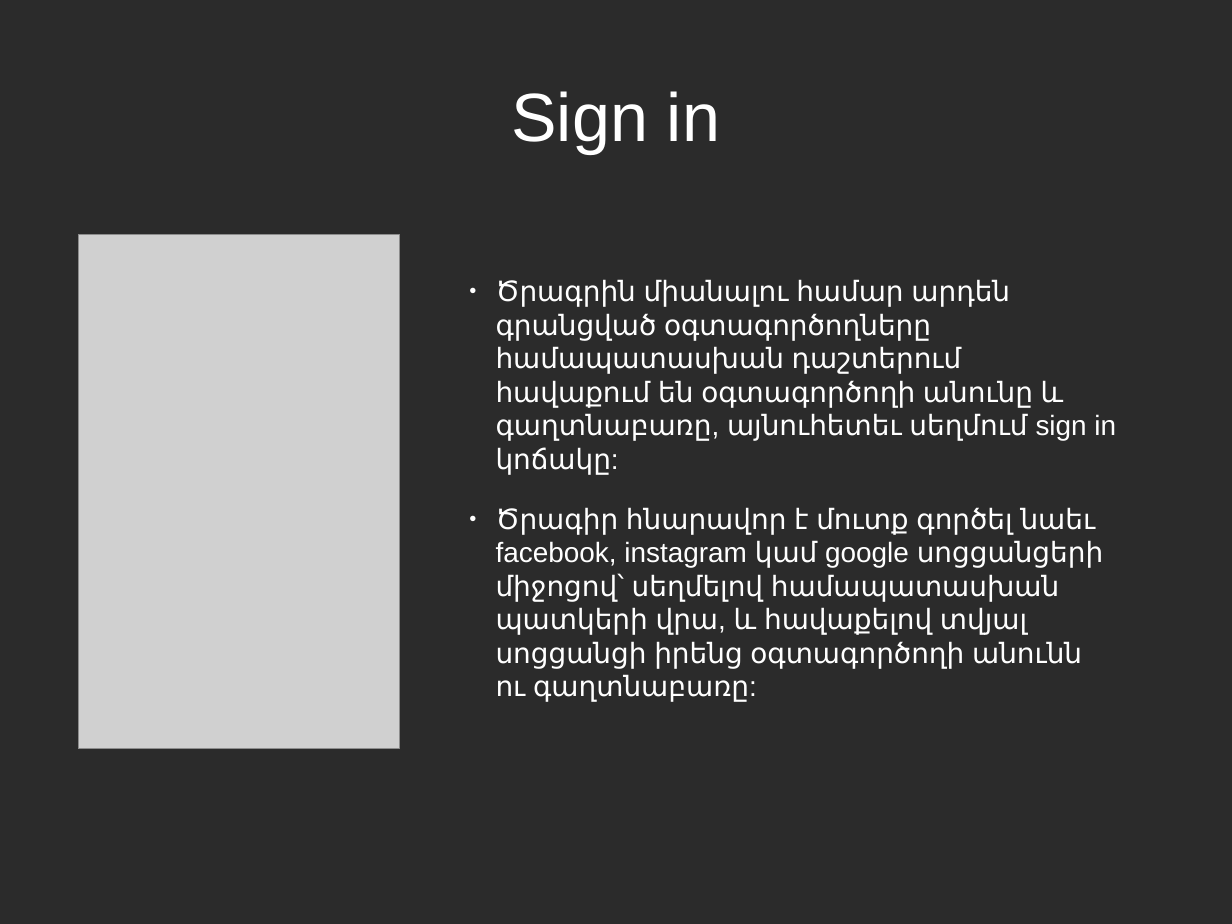
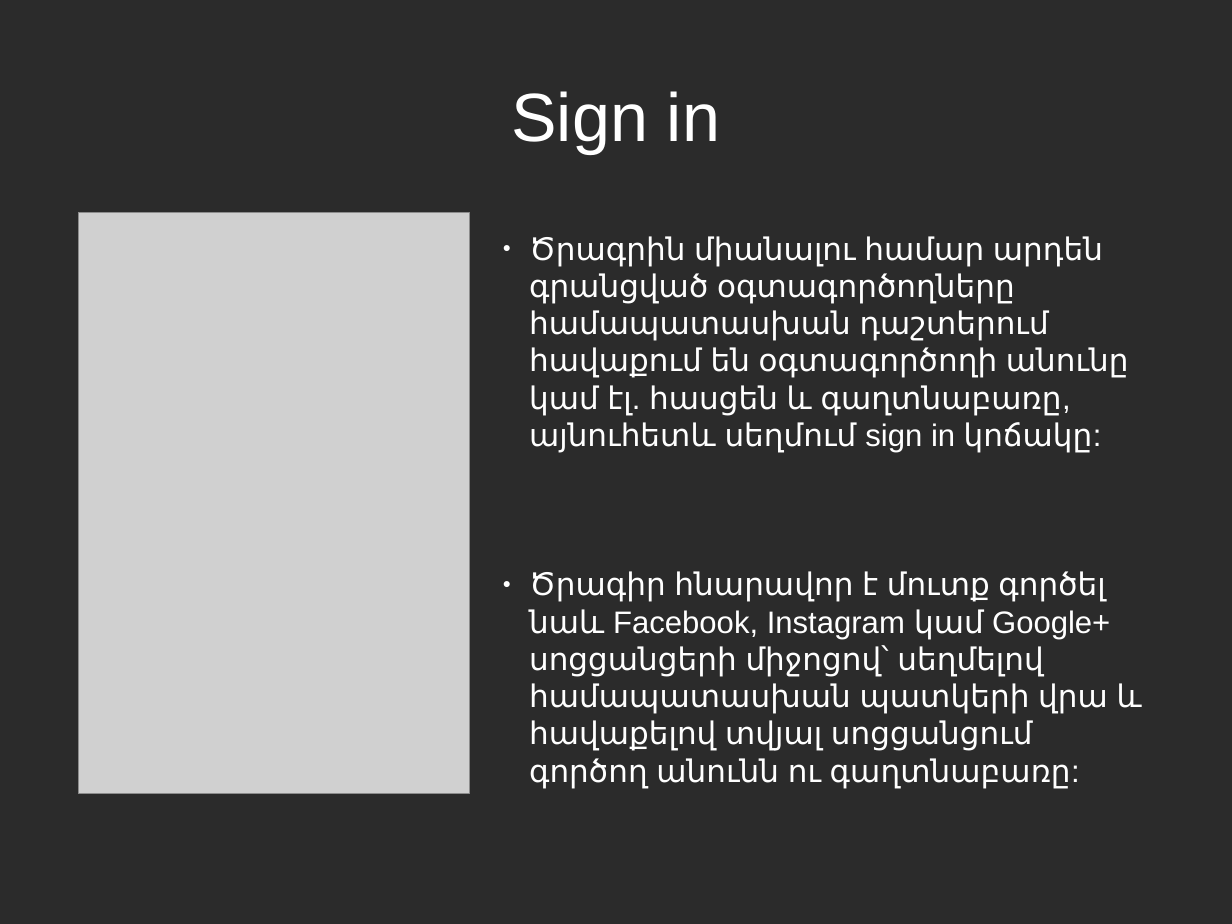
Before and after one commit to vanit-basic/instant_messenger, a slide deck: slide 4 of Documentation/Documentation.odp. Drawn at 1232x924 pixels with LibreOffice and Linux fonts; fonts in the diff are those of the drawing; grey boxes stand for pictures; background and template pictures are left out; a plain dark background stands for a picture behind light text. Boxes give left, top, right and bottom in pixels: in the first picture for what was removed or moved away, otherwise in the second. Text is boxed around its words. In the diff, an @@ line names an element or a change of style, - is before the commit and + after.

```diff
--- a/Documentation/Documentation.odp
+++ b/Documentation/Documentation.odp
@@ picture: place and size @@
-picture at bbox=[78, 235, 400, 749]
+picture at bbox=[78, 212, 470, 794]
@@ text at bbox=[529, 236, 1142, 788]: text changed; size 18 to 20 pt @@
-● Ծրագրին միանալու համար արդեն գրանցված օգտագործողները համապատասխան դաշտերում հավաքում են օգտագործողի անունը և գաղտնաբառը, այնուհետեւ սեղմում sign in կոճակը:
-● Ծրագիր հնարավոր է մուտք գործել նաեւ facebook, instagram կամ google սոցցանցերի միջոցով՝ սեղմելով համապատասխան պատկերի վրա, և հավաքելով տվյալ սոցցանցի իրենց օգտագործողի անունն ու գաղտնաբառը:
+● Ծրագրին միանալու համար արդեն գրանցված օգտագործողները համապատասխան դաշտերում հավաքում են օգտագործողի անունը կամ էլ. հասցեն և գաղտնաբառը, այնուհետև սեղմում sign in կոճակը:
+● Ծրագիր հնարավոր է մուտք գործել նաև Facebook, Instagram կամ Google+ սոցցանցերի միջոցով՝ սեղմելով համապատասխան պատկերի վրա և հավաքելով տվյալ սոցցանցում գործող անունն ու գաղտնաբառը:
```
Also in this commit, not shown: 24 other slides changed, 1 slide added.
